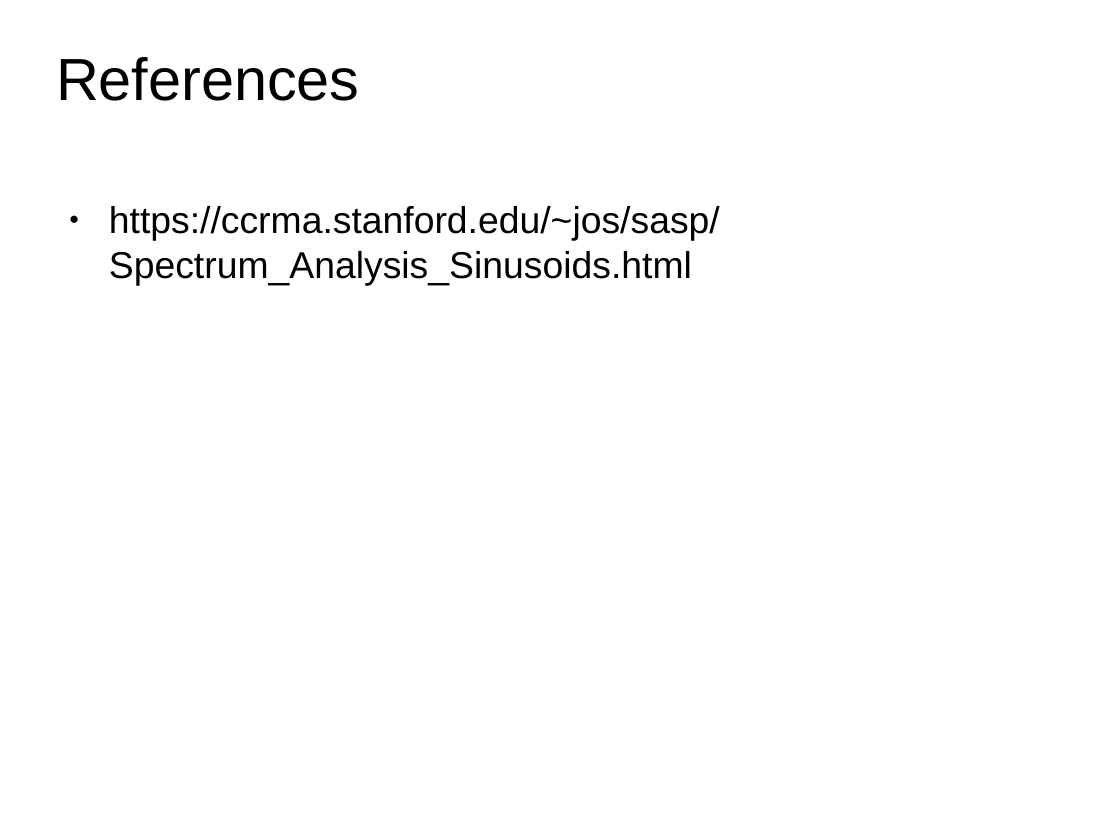
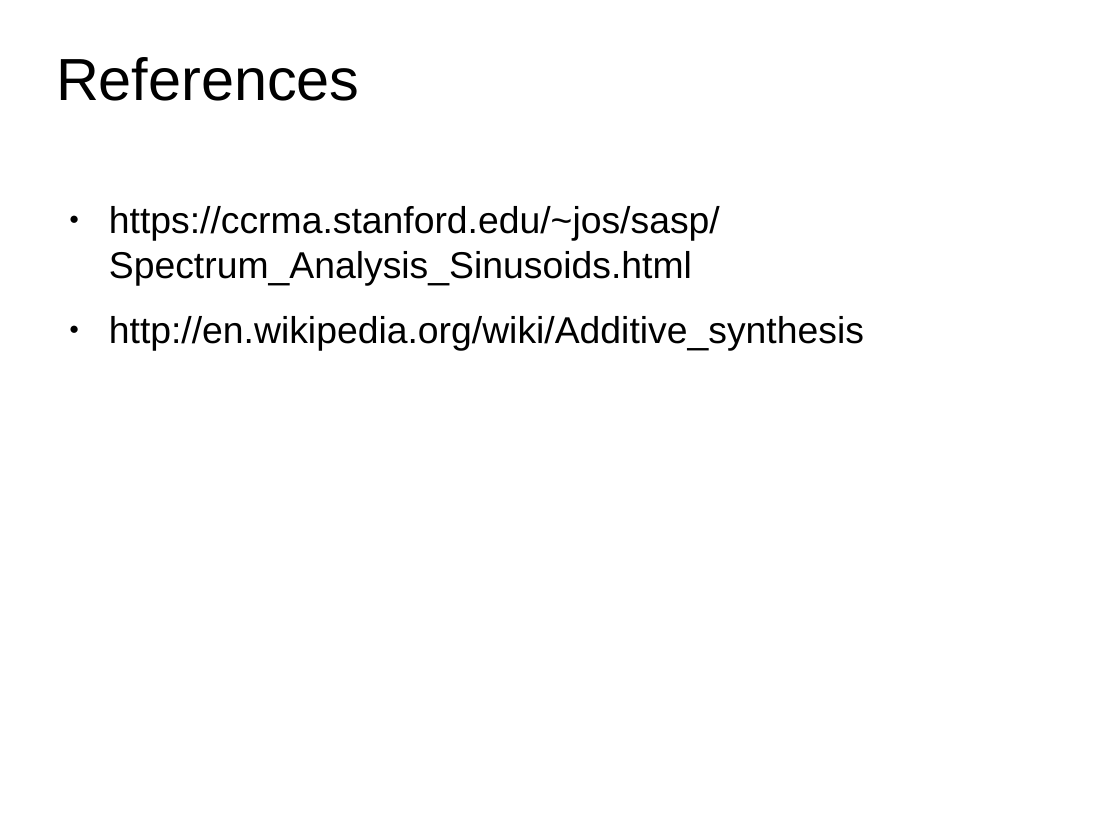
Before and after one commit to MTG/sms-tools, a slide deck: slide 37 of teaching-material/lectures/lect5-Sinusoidal-model/5-Sinusoidal-Model.odp (slide 36 before the commit). Drawn at 1120x840 pixels with LibreOffice and Linux fonts; fonts in the diff are those of the drawing. Boxes give left, top, right and bottom in pixels: in the first picture for what was removed or moved away, otherwise in the second. Text is boxed around its words. In the diff, an @@ line names an element or a change of style, - is before the commit and + after.

```diff
--- a/teaching-material/lectures/lect5-Sinusoidal-model/5-Sinusoidal-Model.odp
+++ b/teaching-material/lectures/lect5-Sinusoidal-model/5-Sinusoidal-Model.odp
@@ text at bbox=[109, 316, 864, 351]: paragraph added @@
+● http://en.wikipedia.org/wiki/Additive_synthesis
```
Also in this commit, not shown: 10 other slides changed, 2 slides added, 1 slide removed, 26 other files.
